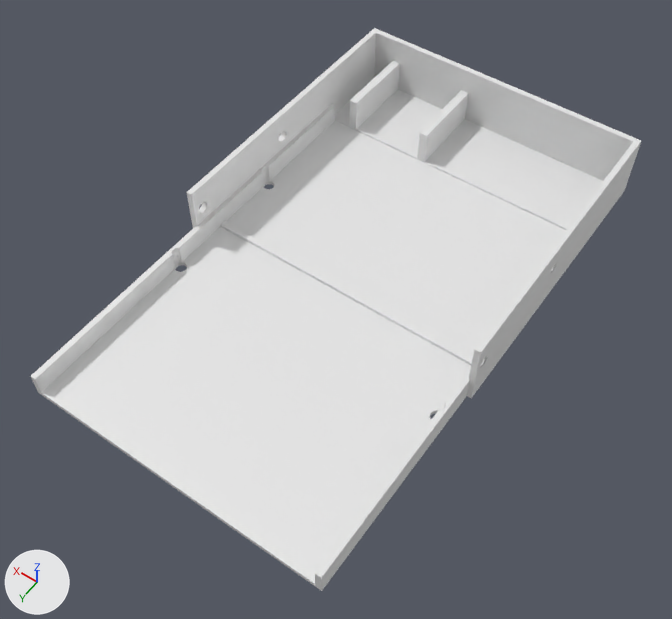
One commit to the Blender file Sidlåda/GriTech UF - Sidlåda 2.blend: the scene before it, then after it.
Rendered twice from a 50 mm camera at (-159.5, 247.8, 230.5) aimed at (-55.5, 102.2, 1.7). The axes (+X, +Y, +Z) are drawn at lower left. The lights are the same throughout.

In view in the first picture: 'GriTech UF - Botten platta', 'Sketch', 'Sketch.001', 'Sketch.002', 'Sketch.004'.
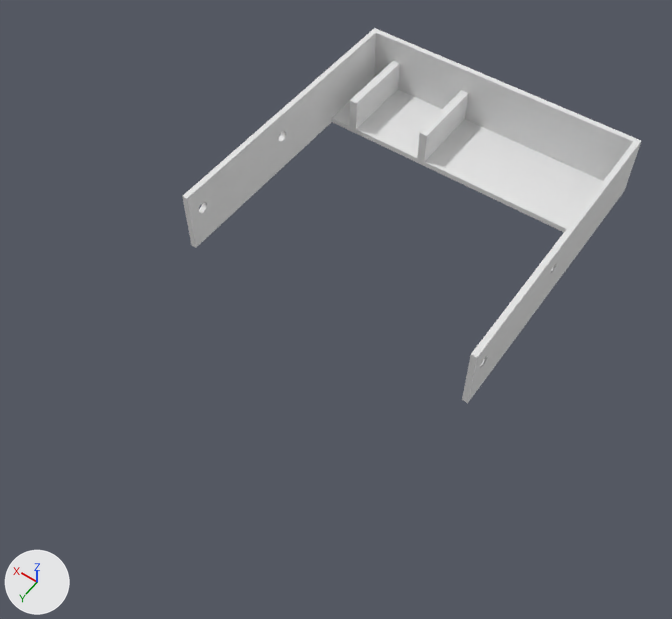
Edits to the bpy script that builds the scene:
```text
Change me_sketch:
    where me_sketch.from_pydata(...)  # 8 vertices, 2 faces; spans x -106.0..0.0, y 0.0..105.0, z 0.0
    used by ob_sketch; location = (0.0, 0.0, 0.0)
    me_sketch part 1: the whole mesh is scaled about the mesh origin by (1, 1.02, 1)
Remove ob_gritech_uf___botten_platta:
    ob_gritech_uf___botten_platta = bpy.data.objects.new('GriTech UF - Botten platta', me_gritech_uf___botten_platta)
    ob_gritech_uf___botten_platta.location = (-1.5, 30.0, 0.0)
    ob_gritech_uf___botten_platta.rotation_euler = (0.0, 0.0, 1.571)  # degrees (0, 0, 90)
```

Boxes (x1, y1, x2, y2) around the edits, measured in the pictures (672 x 619 px):
'GriTech UF - Botten platta', deleted: before (31, 104, 565, 591)
'Sketch', mesh rescaled: before (187, 28, 641, 398); after (182, 28, 641, 403)
